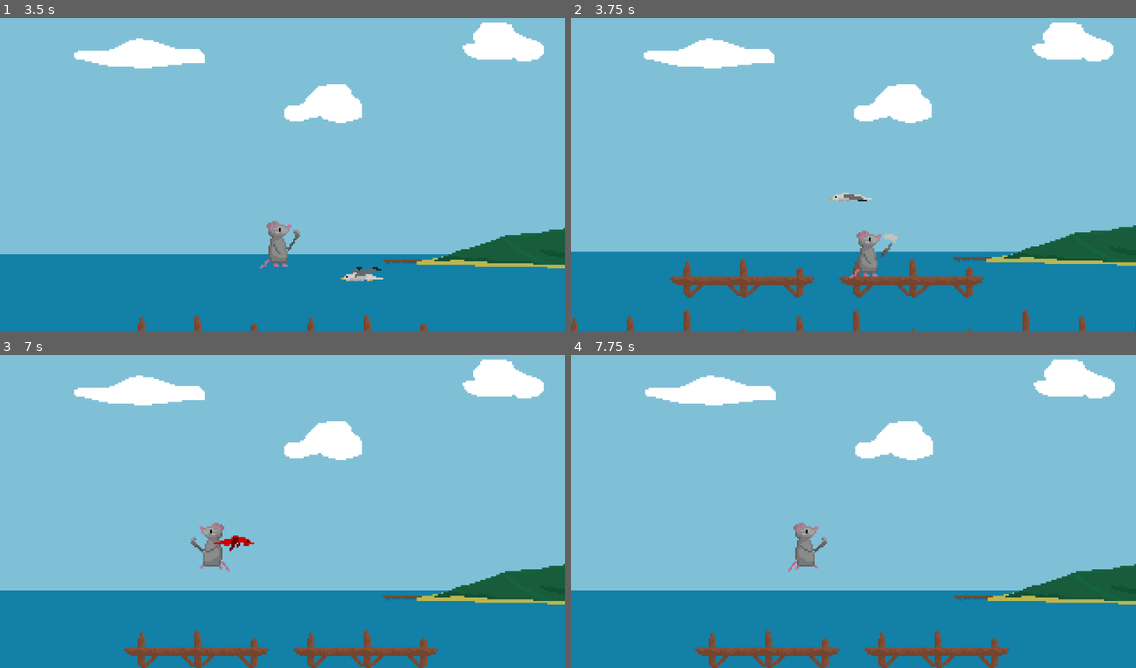
Above: before the commit, frames 1-4 (two rows, left to right).
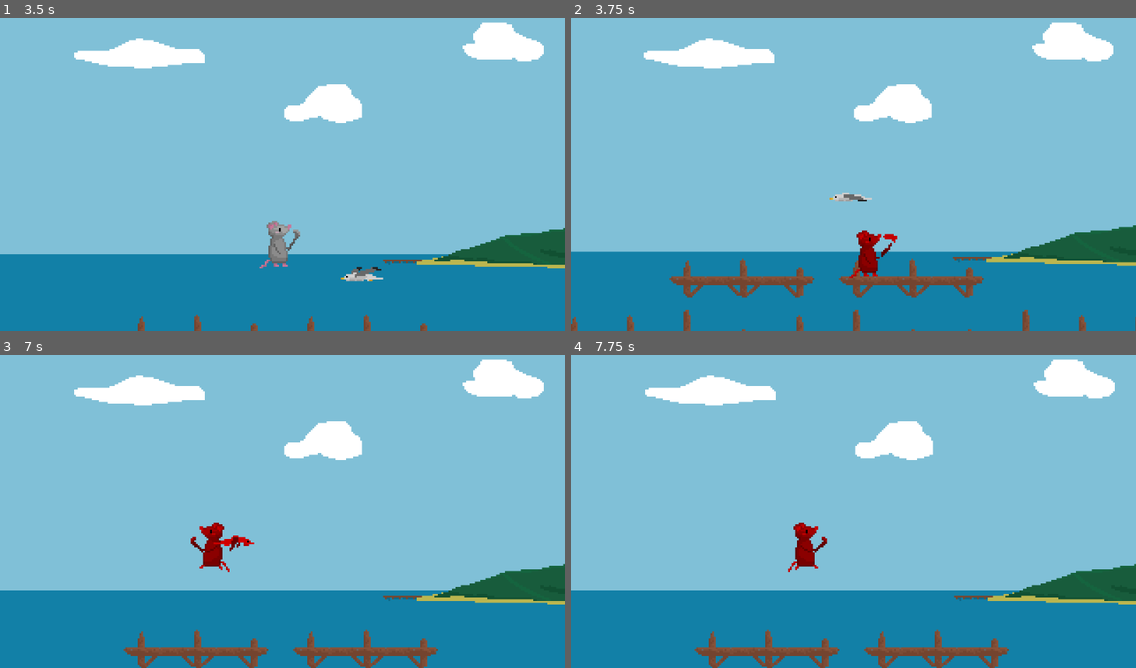
Above: after the commit, the same moments.

Repository: BDSimeonov19/Mouse-Soup
Game: Godot game, scene res://Scenes/docks.tscn
The game is run twice, just before and just after one commit, with the same random seed, the same clock (stepped at 60 frames per second) and the same inputs. This scene is started directly instead of the project's main scene.
Inputs:
- Up to frame 1 (3.5 s): hold D (right) 0.53-2.03 s; tap K (attack) every 0.75 s from 0.6 to 2.85 s; tap Space (jump) at 0.77, 1.52, 3.02 s; hold A (left) 2.03-2.78 s; hold D (right) from 2.78 s (still down)
- Up to frame 2 (3.75 s): keep holding D (right); tap K (attack) at 3.6 s
- Up to frame 3 (7 s): tap Space (jump) at 3.77, 4.52, 6.02, 6.77 s; release D (right) at 4.28 s; hold A (left) 4.28-5.03 s; tap K (attack) every 0.75 s from 4.35 to 6.6 s; hold D (right) 5.03-5.78 s; hold A (left) from 5.78 s (still down)
- Up to frame 4 (7.75 s): release A (left) at 7.28 s; hold D (right) from 7.28 s (still down); tap K (attack) at 7.35 s; tap Space (jump) at 7.52 s

Frame 1 is identical in both runs. In frame 2, 0.5% of the frame differs, in the area x 49-58%, y 67-84%; in frame 3, 0.5%; in frame 4, 0.5%.
Error before the commit: Attempt to call function 'take_damage' in base 'null instance' on a null instance. (res://Scripts/Characters/mouse.gd:81)

Commit message:
Extract player damage and health logic in PlayerManager global

Diff:
--- a/Scripts/Characters/mouse.gd
+++ b/Scripts/Characters/mouse.gd
@@ -14,7 +14,10 @@
 
 var is_attacking := false
 
-var health := 3
+var health : int
+
+func _ready() -> void:
+	health = PlayerManager.health
 
 func _process(delta: float) -> void:
 	handle_attack_animations()
@@ -78,10 +81,11 @@
 
 func take_damage() -> void:
 	health -= 1;
-	get_node("/root/Main").take_damage(health, -1)
+	PlayerManager.change_health(health, -1)
 	sprite.modulate = Color(1, 0, 0, 1)
 	await get_tree().create_timer(0.5).timeout
 	sprite.modulate = Color(1, 1, 1, 1)
-	if health == 0:
-		#get_node("/root/Main").kill();
+	if health <= 0:
+		#PlayerManager.kill();
 		health = 3
+		PlayerManager.change_health(health, 3)
--- /dev/null
+++ b/Scripts/Globals/player_manager.gd
@@ -0,0 +1,17 @@
+extends Node
+
+var health := 3
+
+signal health_change(new_health, health_change)
+
+func change_health(current_health, diff):
+	health = current_health
+	health_change.emit(current_health, diff)
+	print(current_health)
+
+
+func kill():
+	get_node("/root/Main/World").get_child(0).queue_free()
+	get_node("/root/Main/UI").get_child(0).queue_free()
+	var death_screen_scene = load("res://Scenes/death_screen.tscn").instantiate()
+	get_node("/root/Main/UI").add_child(death_screen_scene)
--- a/Scripts/UI/death_screen.gd
+++ b/Scripts/UI/death_screen.gd
@@ -6,5 +6,5 @@
 func _on_restart_pressed() -> void:
 	get_node("/root/Main/World").add_child(forest_scene)
 	get_node("/root/Main/UI").add_child(hud_scene)
-	get_node("/root/Main").health_change.connect(hud_scene.update_health)
+	PlayerManager.health_change.connect(hud_scene.update_health)
 	queue_free()
--- a/Scripts/UI/hud.gd
+++ b/Scripts/UI/hud.gd
@@ -6,7 +6,6 @@
 	pass
 
 func _process(delta: float) -> void:
-
 	pass
 
 func update_health(current_health, health_change):
--- a/Scripts/UI/main_menu.gd
+++ b/Scripts/UI/main_menu.gd
@@ -7,7 +7,7 @@
 	var level_scene = load(current_level_path).instantiate()
 	get_node("/root/Main/World").add_child(level_scene)
 	get_node("/root/Main/UI").add_child(hud_scene)
-	get_node("/root/Main").health_change.connect(hud_scene.update_health)
+	PlayerManager.health_change.connect(hud_scene.update_health)
 
 	get_node("/root/Main").is_pausable = true
 	queue_free()
--- a/Scripts/main.gd
+++ b/Scripts/main.gd
@@ -3,7 +3,6 @@
 var is_pausable := false
 
 
-signal health_change(new_health, health_change)
 
 func _ready() -> void:
 	SaveManager.load_game()
@@ -20,15 +19,3 @@
 	if Input.is_action_just_pressed("reset"):
 		SaveManager.save_data = {"items_collected": [], "current_level_path" : "res://Scenes/forest.tscn"}
 		SaveManager.settings = {"volume": 100}
-
-
-func take_damage(current_health, diff):
-	health_change.emit(current_health, diff)
-	print(current_health)
-
-
-func kill():
-	get_node("/root/Main/World").get_child(0).queue_free()
-	get_node("/root/Main/UI").get_child(0).queue_free()
-	var death_screen_scene = load("res://Scenes/death_screen.tscn").instantiate()
-	get_node("/root/Main/UI").add_child(death_screen_scene)
--- a/project.godot
+++ b/project.godot
@@ -18,6 +18,7 @@
 
 ItemsManager="*uid://dpn7ej0tay23a"
 SaveManager="*uid://bpytoo21hs2m2"
+PlayerManager="*uid://q1ea487hetiu"
 
 [display]
 
Renamed: Scripts/items_manager.gd -> Scripts/Globals/items_manager.gd
Renamed: Scripts/items_manager.gd.uid -> Scripts/Globals/items_manager.gd.uid
Not shown, added: Scripts/Globals/player_manager.gd.uid
Renamed: Scripts/save_manager.gd -> Scripts/Globals/save_manager.gd
Renamed: Scripts/save_manager.gd.uid -> Scripts/Globals/save_manager.gd.uid
